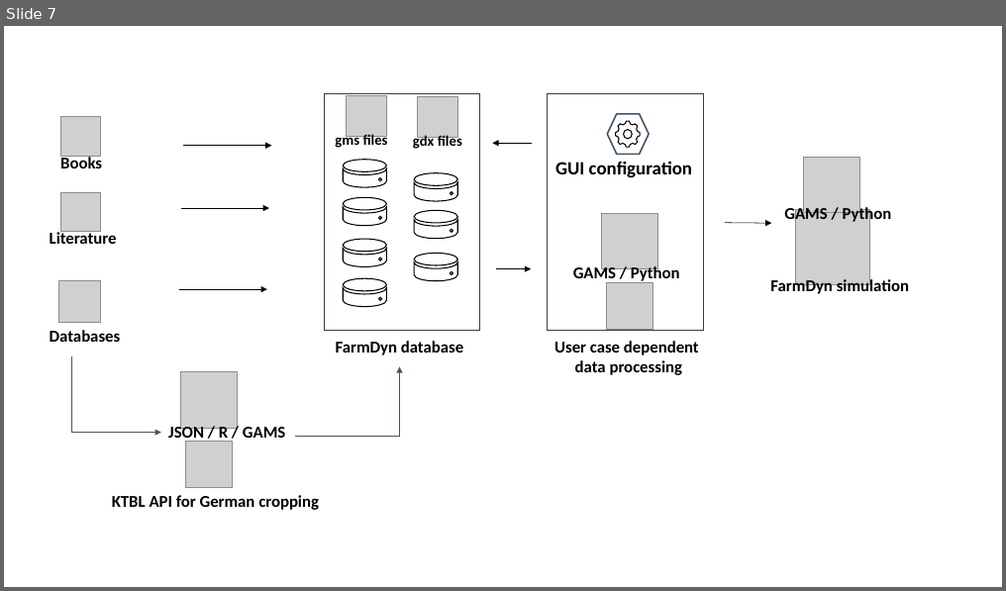
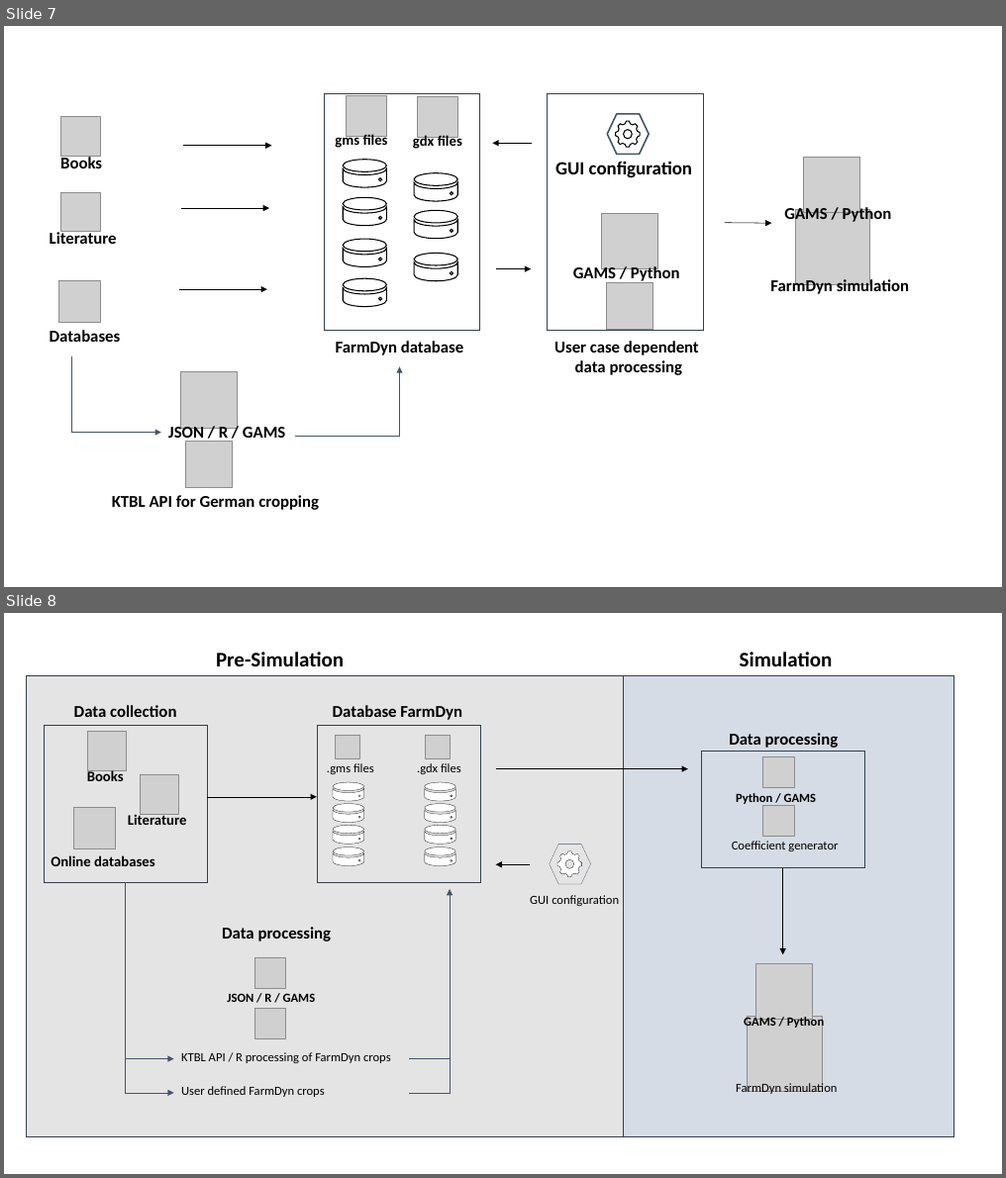
Before and after one commit to FarmDyn/documentation, a slide deck: docs_prep/Modular_Graphs.pptx. Shown one above the other, each under a label of ours: slide 7 before the commit, slides 7 and 8 after it. The pictures are 1006x591 and 1006x1178 pixels, drawn with LibreOffice and Linux fonts; fonts in the diff are those of the drawing; grey boxes stand for pictures. Boxes give left, top, right and bottom in pixels: in the first picture for what was removed or moved away, otherwise in the second. Text is boxed around its words. In the diff, an @@ line names an element or a change of style, - is before the commit and + after.

```diff
--- a/docs_prep/Modular_Graphs.pptx
+++ b/docs_prep/Modular_Graphs.pptx
@@ slide 8 added at [4,613,1002,1174], background #FFFFFF @@
@@ text added at [216,652,344,666], 20 pt, text #000000, bold @@
+Pre-Simulation
@@ text added at [740,652,833,666], 20 pt, text #000000, bold @@
+Simulation
@@ rectangle added at [26,676,624,1137], fill #E4E4E4, outline #323E4E 1 pt @@
@@ rectangle added at [624,676,954,1138], fill #D6DCE5, outline #323E4E 1 pt @@
@@ group added at [44,705,208,882]: 4 texts, 3 pictures, 1 rectangle @@
+Books
+Literature
+Online databases
+Data collection
@@ group added at [701,733,865,868]: 3 texts, 2 pictures, 1 rectangle @@
+Data processing
+Coefficient generator
+Python / GAMS
@@ arrow added from (496, 768) to (688, 768), #000000 0.5 pt @@
@@ arrow added from (208, 797) to (317, 797), #000000 0.5 pt @@
@@ freeform shape added at [549,845,590,884], outline #44546A 0.25 pt @@
@@ group added at [317,705,481,882]: 16 freeform shapes, 3 texts, 2 pictures, 1 rectangle @@
+Database FarmDyn
+.gms files
+.gdx files
@@ arrow added from (531, 864) to (496, 864), #000000 0.5 pt @@
@@ freeform shape added at [558,851,582,876], fill #FFFFFF, outline #000000 0.25 pt @@
@@ arrow added from (783, 868) to (783, 956), #000000 0.5 pt @@
@@ elbow arrow added from (126, 882) to (174, 1059), #44546A 0.5 pt @@
@@ elbow arrow added from (126, 882) to (174, 1093), #44546A 0.5 pt @@
@@ elbow arrow added from (409, 1059) to (450, 889), #44546A 0.5 pt @@
@@ text added at [530,895,619,906], 12 pt, text #000000 @@
+GUI configuration
@@ group added at [181,927,391,1063]: 3 texts, 2 pictures @@
+JSON / R / GAMS
+KTBL API / R processing of FarmDyn crops
+Data processing
@@ elbow line added from (409, 1093) to (450, 936), #44546A 0.5 pt @@
@@ picture added at [756,963,813,1020] @@
@@ text added at [744,1016,824,1030], 12 pt, text #000000, bold @@
+GAMS / Python
@@ picture added at [747,1017,823,1091] @@
@@ text added at [181,1086,325,1097], 12 pt, text #000000 @@
+User defined FarmDyn crops
@@ text added at [736,1081,838,1094], 12 pt, text #000000 @@
+FarmDyn simulation
```
Also in this commit, not shown: 14 other files.
